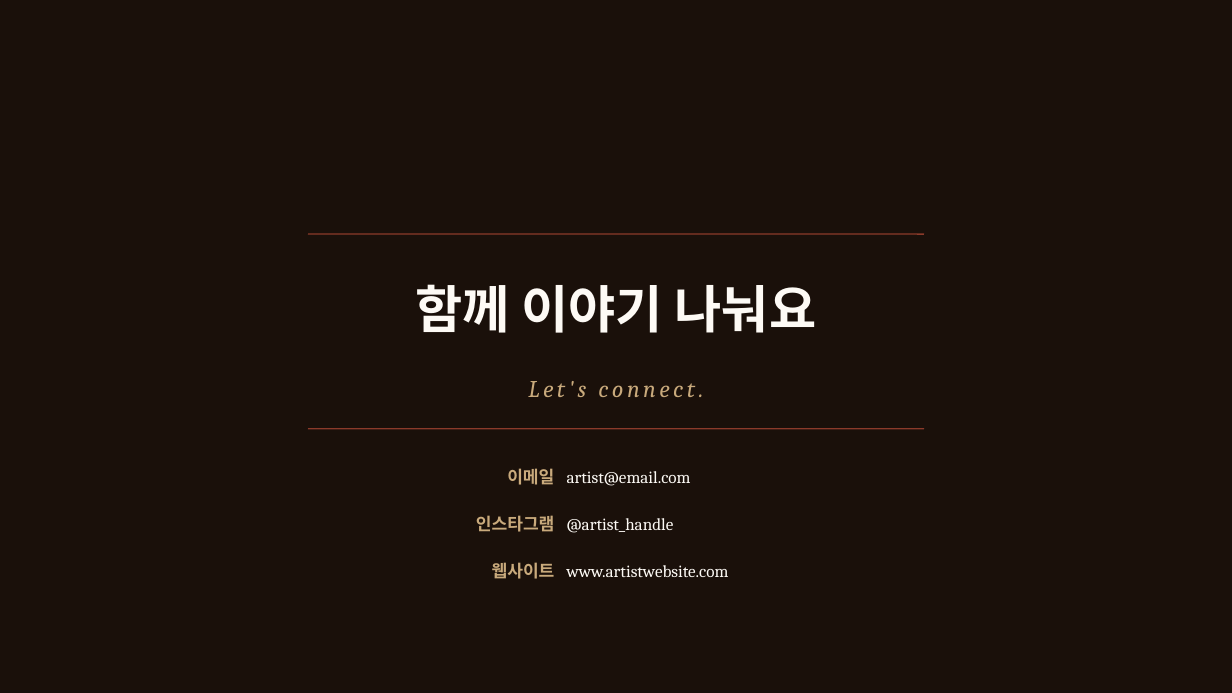
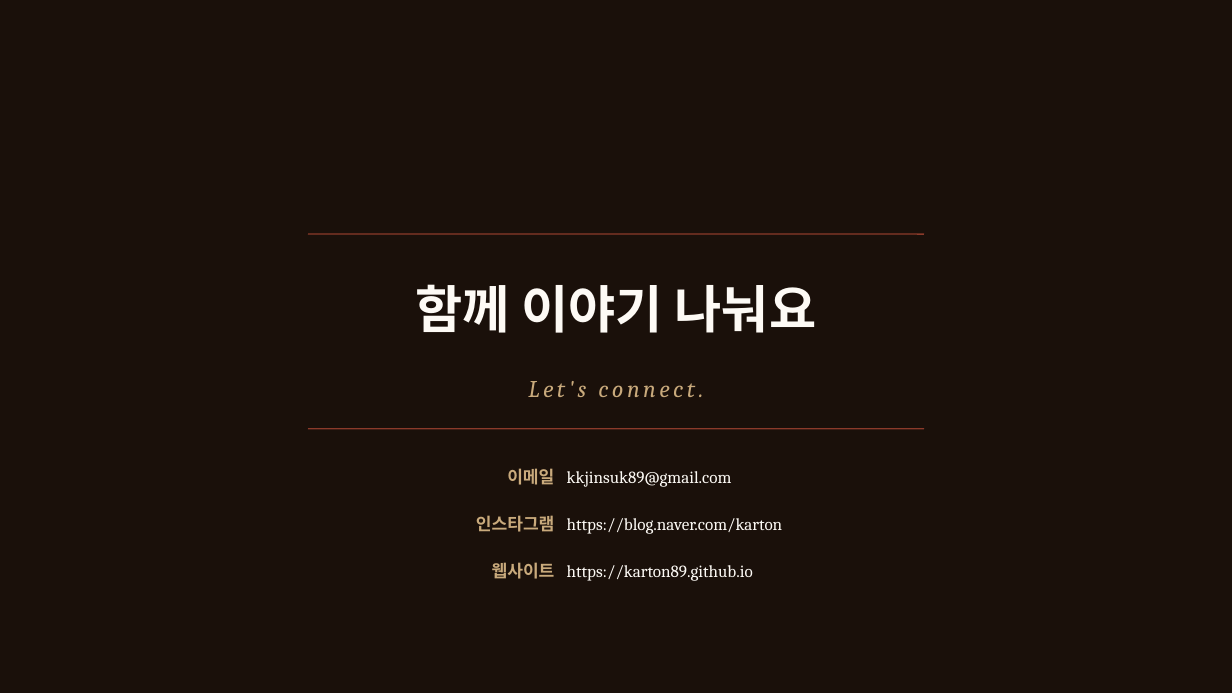
Before and after one commit to karton89/karton89.github.io, a slide deck: slide 11 of portfolio_printmaking_with_images.pptx. Drawn at 1232x693 pixels with LibreOffice and Linux fonts; fonts in the diff are those of the drawing. Boxes give left, top, right and bottom in pixels: in the first picture for what was removed or moved away, otherwise in the second. Text is boxed around its words. In the diff, an @@ line names an element or a change of style, - is before the commit and + after.

Commit message:
pdf와 pptx

```diff
--- a/portfolio_printmaking_with_images.pptx
+++ b/portfolio_printmaking_with_images.pptx
@@ text at (567,471,732,487): text changed @@
-artist@email.com
+kkjinsuk89@gmail.com
@@ text at (567,518,783,534): text changed @@
-@artist_handle
+https://blog.naver.com/karton
@@ text at (567,565,753,581): text changed @@
-www.artistwebsite.com
+https://karton89.github.io
```
Also in this commit, not shown: 1 other file.
